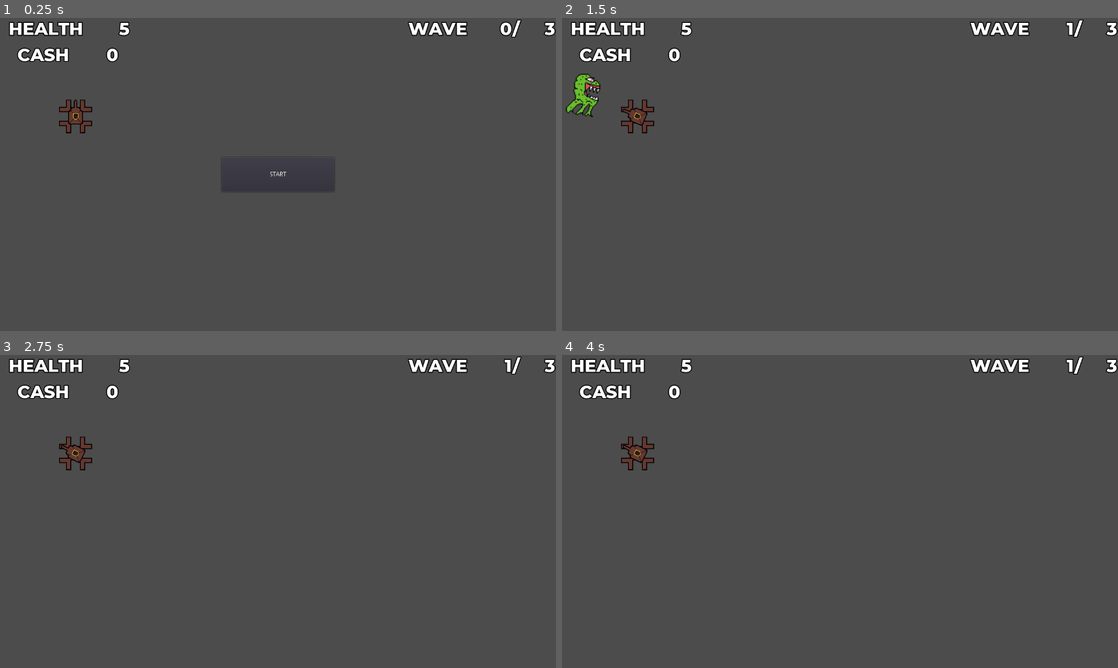
Above: before the commit, frames 1-4 (two rows, left to right).
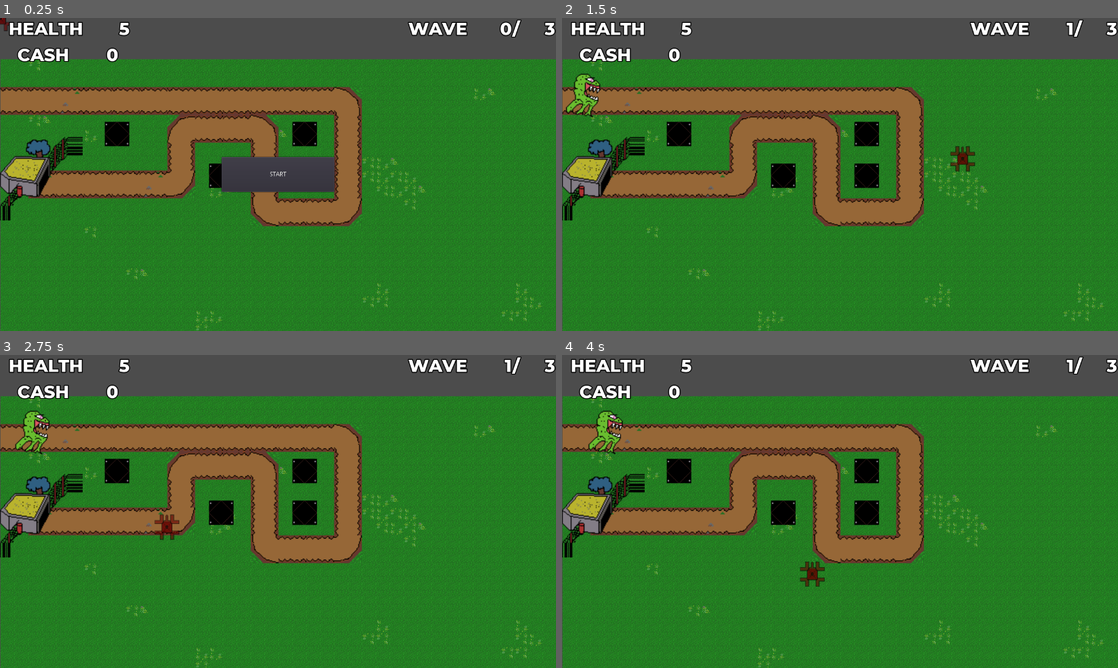
Above: after the commit, the same moments.

Repository: LeopardMerkava/Orbital-Project
Game: Godot game, scene res://Level/Trial_level.tscn
The game is run twice, just before and just after one commit, with the same random seed, the same clock (stepped at 60 frames per second) and the same inputs. The project has no main scene, so this scene is started directly.
Inputs (mouse positions are in pixels of both pictures, inside the frame that each line leads up to):
- Up to frame 1 (0.25 s): no input
- Up to frame 2 (1.5 s): click "START" at 0.5 s; move the mouse to (962, 158) at 1.27 s
- Up to frame 3 (2.75 s): move the mouse to (166, 527) at 2.02 s
- Up to frame 4 (4 s): move the mouse to (895, 442) at 2.77 s; move the mouse to (812, 574) at 3.52 s

The runs differ from the first frame. In frame 1, 84% of the frame differs, in the area x 0-100%, y 0-100%; in frame 2, 86%; in frame 3, 87%; in frame 4, 87%, in the area x 0-100%, y 13-100%.
Error after the commit: Invalid get index 'x' (on base: 'Nil'). (res://Towers/Towers.gd:41)

Commit message:
Edits v1
Incomplete Edits

Diff:
--- a/Level/Trial_level.tscn
+++ b/Level/Trial_level.tscn
@@ -1,8 +1,9 @@
-[gd_scene load_steps=5 format=2]
+[gd_scene load_steps=6 format=2]
 
 [ext_resource path="res://UI/HUD.tscn" type="PackedScene" id=1]
 [ext_resource path="res://Level/Level0.gd" type="Script" id=2]
 [ext_resource path="res://Towers/BasicTower.tscn" type="PackedScene" id=3]
+[ext_resource path="res://MapAlpha.tscn" type="PackedScene" id=4]
 
 [sub_resource type="Curve2D" id=1]
 _data = {
@@ -23,6 +24,10 @@
 scale = Vector2( 2.06706, 2.06706 )
 curve = SubResource( 1 )
 
+[node name="Map" parent="Path2D" instance=ExtResource( 4 )]
+position = Vector2( -107.992, -58.773 )
+scale = Vector2( 0.483779, 0.483779 )
+
 [node name="WaveTimer" type="Timer" parent="."]
 wait_time = 10.0
 
@@ -32,7 +37,8 @@
 [node name="HUD" parent="." instance=ExtResource( 1 )]
 
 [node name="Tower" parent="." instance=ExtResource( 3 )]
-position = Vector2( 173.742, 226 )
+position = Vector2( 269.188, 266.59 )
+scale = Vector2( 0.75, 0.75 )
 
 [connection signal="timeout" from="WaveTimer" to="." method="_on_WaveTimer_timeout"]
 [connection signal="timeout" from="SpawnTimer" to="." method="_on_SpawnTimer_timeout"]
--- a/MapAlpha.tscn
+++ b/MapAlpha.tscn
@@ -6,6 +6,7 @@
 [ext_resource path="res://Assets/MapTiles/CurvedRoad.png" type="Texture" id=4]
 [ext_resource path="res://Assets/MapTiles/StraightRoadwDecoration.png" type="Texture" id=5]
 [ext_resource path="res://Assets/MapTiles/StraightRoad.png" type="Texture" id=6]
+[ext_resource path="res://Assets/MapTiles/Map_BasePlaces.png" type="Texture" id=7]
 
 [sub_resource type="TileSet" id=1]
 0/name = "BlankMapSlate.png 0"
@@ -109,7 +110,23 @@
 2/shapes = [  ]
 2/z_index = 0
 
-[sub_resource type="TileSet" id=3]
+[sub_resource type="TileSet" id=5]
+0/name = "tower_base"
+0/texture = ExtResource( 7 )
+0/tex_offset = Vector2( 0, 0 )
+0/modulate = Color( 1, 1, 1, 1 )
+0/region = Rect2( 0, 0, 76, 75 )
+0/tile_mode = 0
+0/occluder_offset = Vector2( 0, 0 )
+0/navigation_offset = Vector2( 0, 0 )
+0/shape_offset = Vector2( 0, 0 )
+0/shape_transform = Transform2D( 1, 0, 0, 1, 0, 0 )
+0/shape_one_way = false
+0/shape_one_way_margin = 0.0
+0/shapes = [  ]
+0/z_index = 0
+
+[sub_resource type="TileSet" id=4]
 0/name = "Base.png 0"
 0/texture = ExtResource( 3 )
 0/tex_offset = Vector2( 0, 0 )
@@ -128,12 +145,11 @@
 [node name="Map" type="Node2D"]
 
 [node name="Background" type="TileMap" parent="."]
-scale = Vector2( 2, 2 )
 tile_set = SubResource( 1 )
 cell_size = Vector2( 32, 32 )
 cell_quadrant_size = 32
 format = 1
-tile_data = PoolIntArray( 0, 0, 0, 1, 0, 0, 2, 1, 0, 3, 0, 0 …(1530 unchanged characters)…  0, 196615, 0, 0, 196616, 0, 0, 196617, 0, 0, 196618, 0, 0, 196619, 0, 0, 196620, …(11305 unchanged characters)…
+tile_data = PoolIntArray( 0, 0, 0, 1, 0, 0, 2, 1, 0, 3, 0, 0 …(1530 unchanged characters)…  0, 196615, 0, 0, 196616, 0, 0, 196617, 4, 0, 196618, 0, 0, 196619, 0, 0, 196620, …(11305 unchanged characters)…
 
 [node name="Path" type="TileMap" parent="."]
 scale = Vector2( 2, 2 )
@@ -142,9 +158,15 @@
 format = 1
 tile_data = PoolIntArray( 65536, 1610612737, 0, 65537, 1610612737, 0, 65538, 0, 0, 65539, 1610612737, 0, 65540, 1610612 …(509 unchanged characters)…
 
+[node name="Base Spots" type="TileMap" parent="."]
+scale = Vector2( 0.75, 0.75 )
+tile_set = SubResource( 5 )
+format = 1
+tile_data = PoolIntArray( 196613, 0, 0, 196622, 0, 0, 327690, 0, 0, 327694, 0, 0 )
+
 [node name="Base" type="TileMap" parent="."]
 position = Vector2( -2.91534, 51.3831 )
 scale = Vector2( 2, 2 )
-tile_set = SubResource( 3 )
+tile_set = SubResource( 4 )
 format = 1
 tile_data = PoolIntArray( 65536, 0, 0 )
--- a/Towers/Towers.gd
+++ b/Towers/Towers.gd
@@ -1,10 +1,16 @@
 extends Area2D
 
-
+# Tower Building Variables
 var building = true
 var can_build = false
 var colliding = false
+var cell_position
+var cell_size
+var cell_id
+var tilemap
+var current_tile
 
+# Tower tracking and attacking variables
 var enemy_array = []
 var current_target = null
 var target_position
@@ -26,9 +32,40 @@
 			current_target = null
 			$Fire.stop()
 
+
+# This method tracks where the players mouse will be going in the map UI.
+# This is a helper function for the build tower
+
+func _mouse_tracker():
+	position = get_global_mouse_position()
+	cell_position = Vector2(floor(position.x / cell_size.x), floor(position.y / cell_size.y))
+	cell_id = tilemap.get_cellv(cell_position)
+	if cell_id != -1 && !colliding:
+		current_tile = tilemap.tile_set.tile_get_name(cell_id)
+		if current_tile == "tower_base":
+			can_build = true
+			position = Vector2(cell_position.x * cell_size.x + cell_size.x / 2,
+								cell_position.y * cell_size.y + cell_size.y / 2)
+	else:
+		can_build = false
+
+
+
+
 func _physics_process(delta):
-	if false:
-		pass
+	if building:
+		_mouse_tracker()
+		if can_build:
+			$"Tower Base".modulate = Color(0.0, 1.0, 0.0, 0.6)
+			$"Tower Turret".modulate = Color(0.0, 1.0, 0.0, 0.6)
+		else:
+			$"Tower Base".modulate = Color(1.0, 0.0, 0.0, 0.6)
+			$"Tower Turret".modulate = Color(1.0, 0.0, 0.0, 0.6)
+		if Input.is_action_just_pressed("click") and can_build:
+			building = false
+			get_parent().tower.built()
+			$"Tower Base".modulate = Color(1.0, 1.0, 1.0, 1.0)
+			$"Tower Turret".modulate = Color(1.0, 1.0, 1.0, 1.0)
 	else:
 		if enemy_array.size() == 0:
 			pass
Binary file added: Assets/MapTiles/Map_BasePlaces.aseprite
Binary file added: Assets/MapTiles/Map_BasePlaces.png
Not shown, added: Assets/MapTiles/Map_BasePlaces.png.import
Not shown: 1 places in MapAlpha.tscn that only renumber resources
